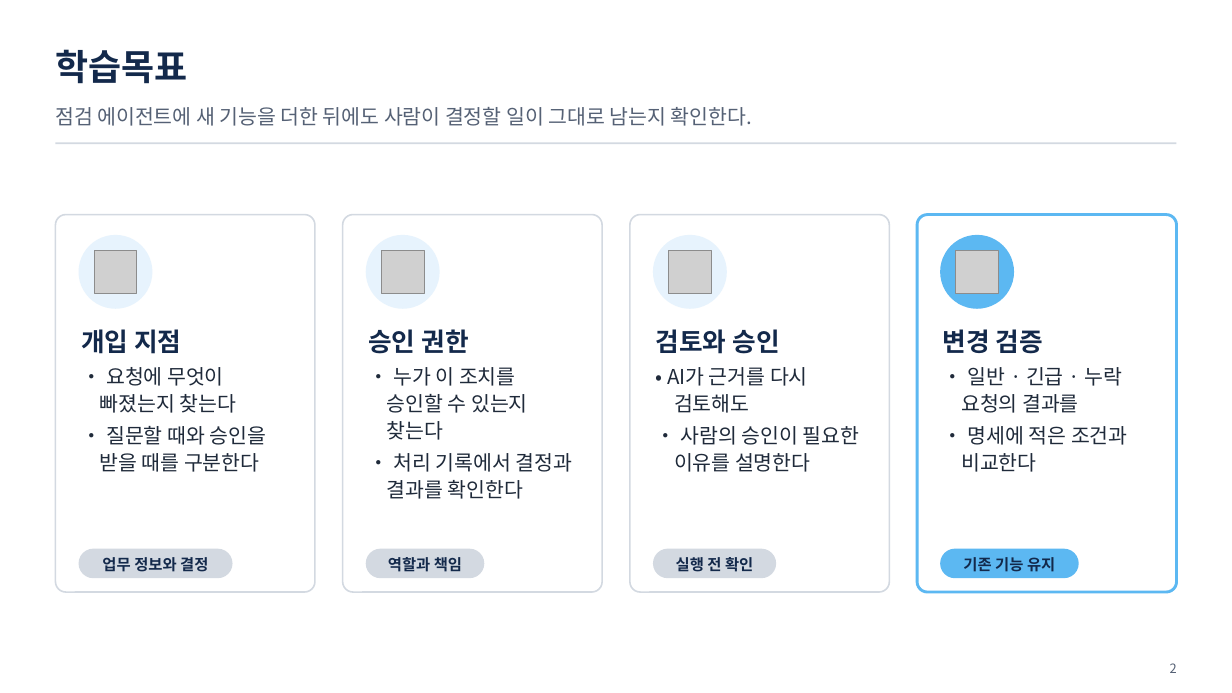
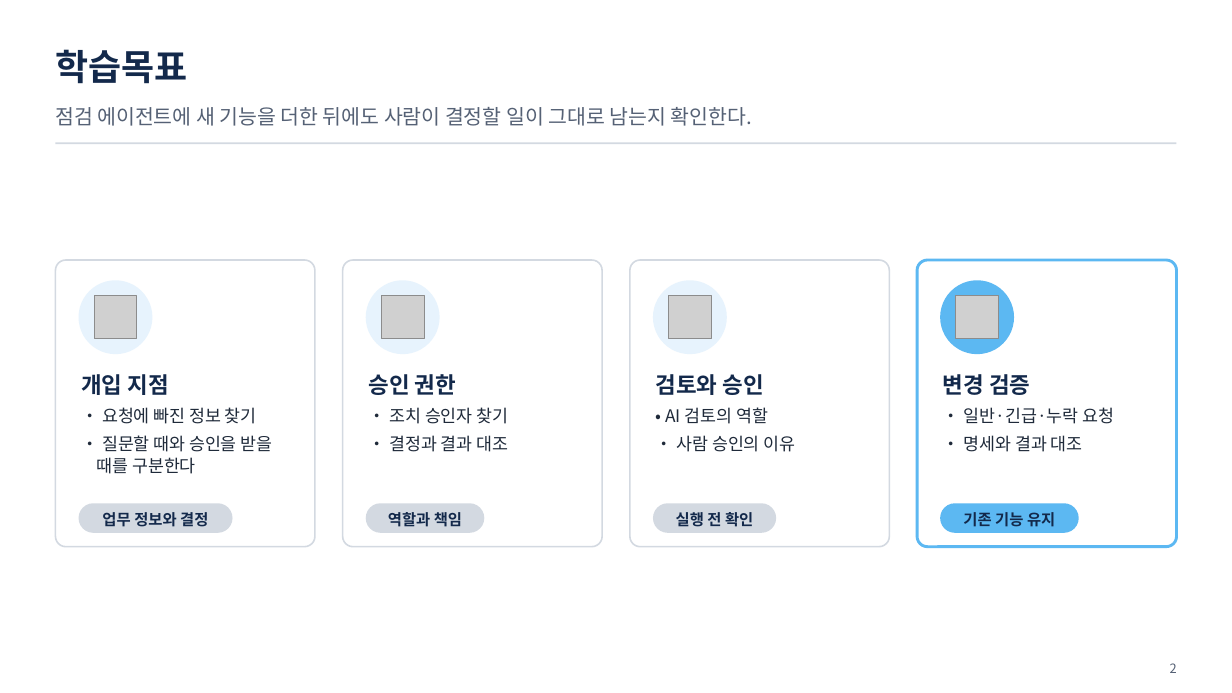
Before and after one commit to uengine-oss/hyd-iot-edu, a slide deck: slide 2 of workspace/강의제작/산출물/통합반/이론/07회차/통합반_07일차.pptx. Drawn at 1232x693 pixels with LibreOffice and Linux fonts; fonts in the diff are those of the drawing; grey boxes stand for pictures. Boxes give left, top, right and bottom in pixels: in the first picture for what was removed or moved away, otherwise in the second. Text is boxed around its words. In the diff, an @@ line names an element or a change of style, - is before the commit and + after.

```diff
--- a/workspace/강의제작/산출물/통합반/이론/07회차/통합반_07일차.pptx
+++ b/workspace/강의제작/산출물/통합반/이론/07회차/통합반_07일차.pptx
@@ rounded rectangle: place and size @@
-rounded rectangle at <box>55,214,315,592</box>
+rounded rectangle at <box>55,260,315,546</box>
@@ rounded rectangle: place and size @@
-rounded rectangle at <box>343,214,603,592</box>
+rounded rectangle at <box>343,260,603,546</box>
@@ rounded rectangle: place and size @@
-rounded rectangle at <box>630,214,890,592</box>
+rounded rectangle at <box>630,260,890,546</box>
@@ rounded rectangle: place and size @@
-rounded rectangle at <box>917,214,1177,592</box>
+rounded rectangle at <box>917,260,1177,546</box>
@@ 4 pictures, 4 ellipses: place and size @@
-4 pictures, 4 ellipses at <box>79,235,1014,309</box>
+4 pictures, 4 ellipses at <box>79,280,1014,354</box>
@@ text "개입 지점": place and size @@
-text "개입 지점" at <box>81,329,267,472</box>
+text "개입 지점" at <box>81,374,273,474</box>
@@ text at <box>81,374,273,474</box>: size 20 to 17.5 pt in "개입 지점"; size 16 to 13.5 pt in "• 질문할 때와 승인을 받을 때를 구분한다"; indent changed @@
@@ text "승인 권한": place and size @@
-text "승인 권한" at <box>368,329,573,499</box>
+text "승인 권한" at <box>368,374,508,452</box>
@@ text at <box>368,374,456,395</box>: size 20 to 17.5 pt in "승인 권한" @@
@@ text "검토와 승인": place and size @@
-text "검토와 승인" at <box>656,329,860,472</box>
+text "검토와 승인" at <box>656,374,796,452</box>
@@ text at <box>656,374,764,395</box>: size 20 to 17.5 pt in "검토와 승인" @@
@@ text "변경 검증": place and size @@
-text "변경 검증" at <box>943,329,1128,472</box>
+text "변경 검증" at <box>943,374,1114,452</box>
@@ text at <box>943,374,1030,395</box>: size 20 to 17.5 pt in "변경 검증" @@
@@ text at <box>102,407,257,424</box>: text changed; size 16 to 13.5 pt @@
-• 요청에 무엇이 빠졌는지 찾는다
+• 요청에 빠진 정보 찾기
@@ text at <box>389,407,508,452</box>: text changed; size 16 to 13.5 pt @@
-• 누가 이 조치를 승인할 수 있는지 찾는다
-• 처리 기록에서 결정과 결과를 확인한다
+• 조치 승인자 찾기
+• 결정과 결과 대조
@@ text at <box>665,407,796,452</box>: text changed; size 16 to 13.5 pt @@
-• AI가 근거를 다시 검토해도
-• 사람의 승인이 필요한 이유를 설명한다
+• AI 검토의 역할
+• 사람 승인의 이유
@@ text at <box>964,407,1114,452</box>: text changed; size 16 to 13.5 pt @@
-• 일반 · 긴급 · 누락 요청의 결과를
-• 명세에 적은 조건과 비교한다
+• 일반·긴급·누락 요청
+• 명세와 결과 대조
@@ 4 texts, 4 rounded rectangles: place and size @@
-4 texts, 4 rounded rectangles at <box>79,549,1079,579</box>
+4 texts, 4 rounded rectangles at <box>79,504,1079,533</box>
```
Also in this commit, not shown: 3 other slides changed, 14 other files.
